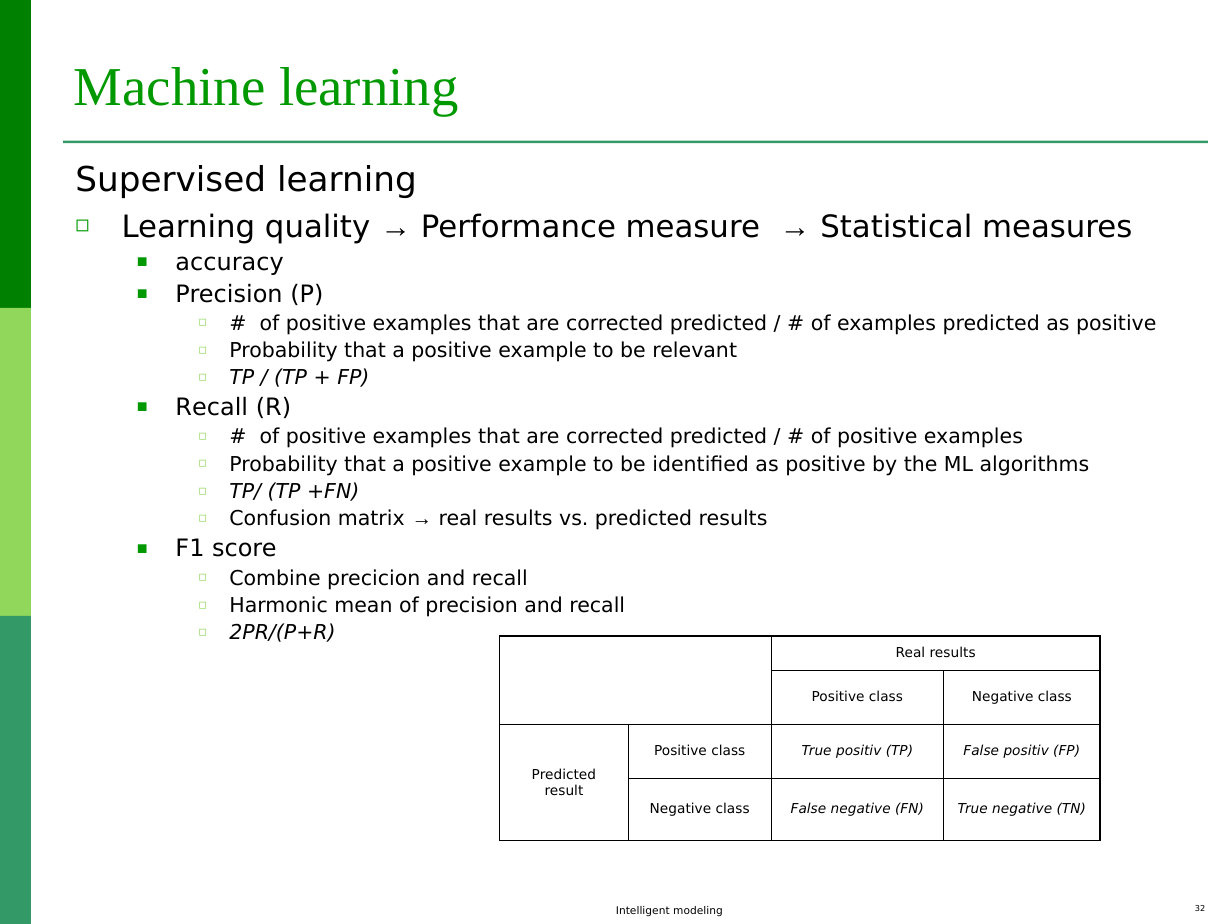
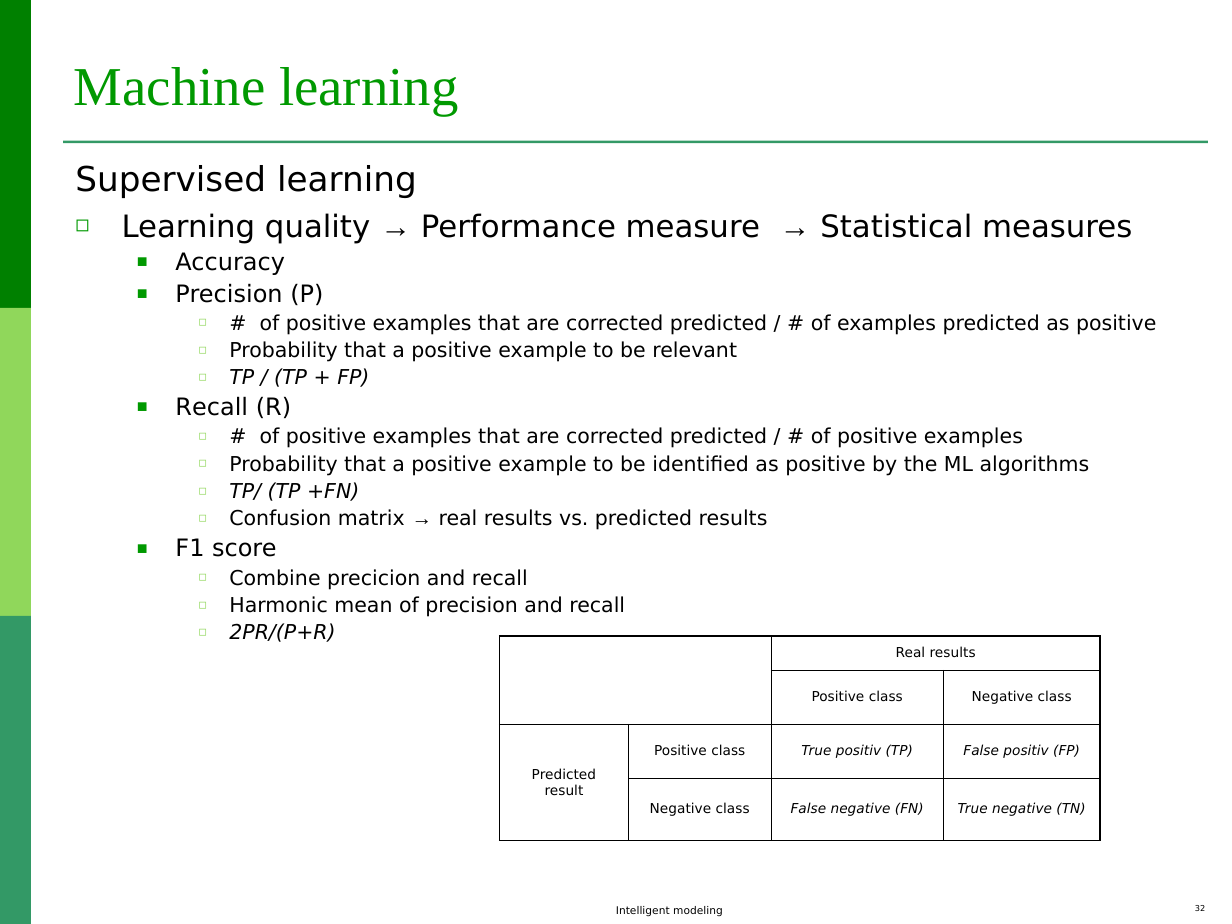
Before and after one commit to lauradiosan/DS-UBB, a slide deck: slide 32 of 2024-2025/lectures/ML_intro.ppt. Drawn at 1232x924 pixels with LibreOffice and Linux fonts; fonts in the diff are those of the drawing. Boxes give left, top, right and bottom in pixels: in the first picture for what was removed or moved away, otherwise in the second. Text is boxed around its words. In the diff, an @@ line names an element or a change of style, - is before the commit and + after.

```diff
--- a/2024-2025/lectures/ML_intro.ppt
+++ b/2024-2025/lectures/ML_intro.ppt
@@ text at (175,252,285,275): text changed @@
-  ■ accuracy
+  ■ Accuracy
```
Also in this commit, not shown: 7 other slides changed, 11 other files.
